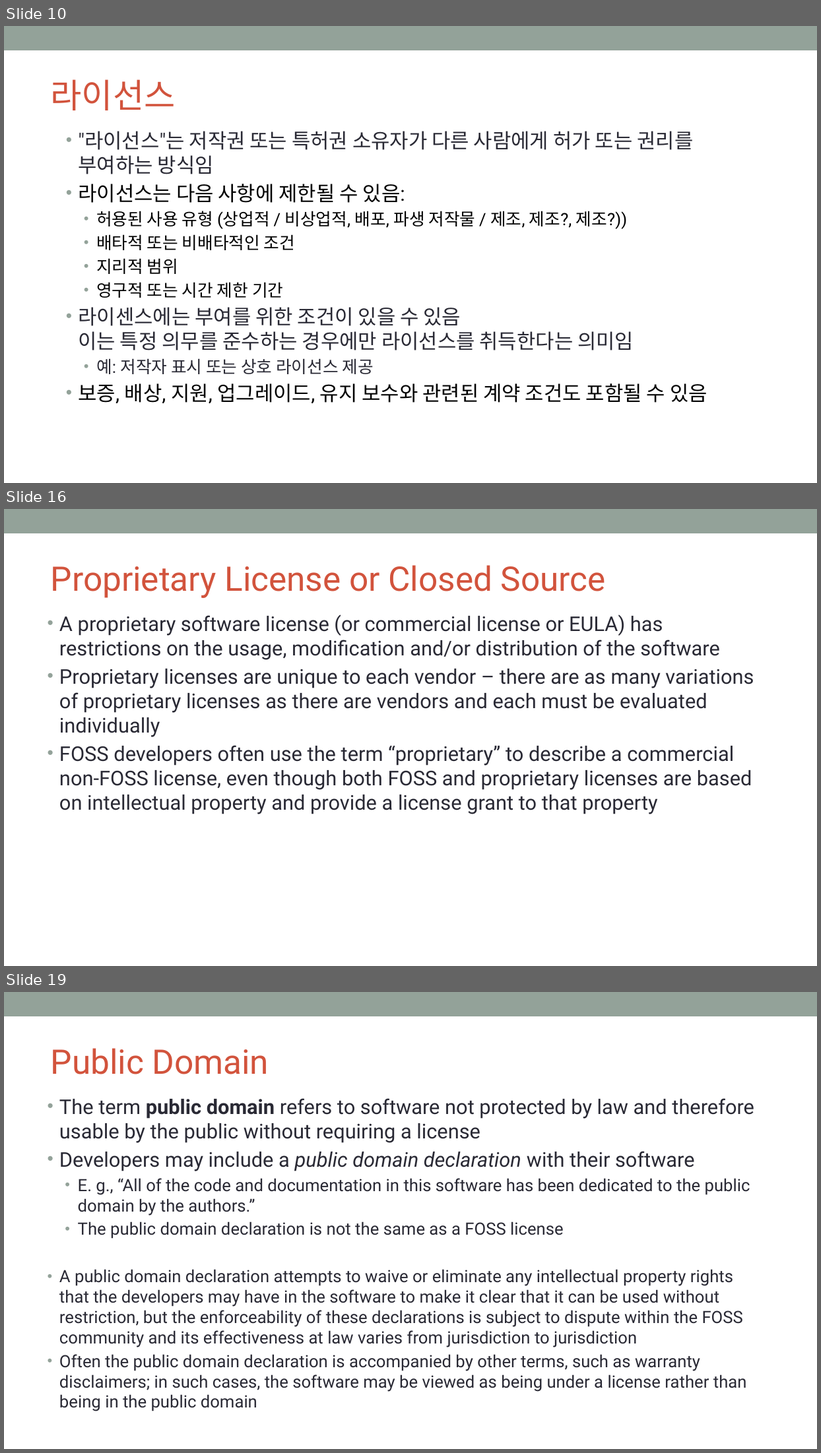
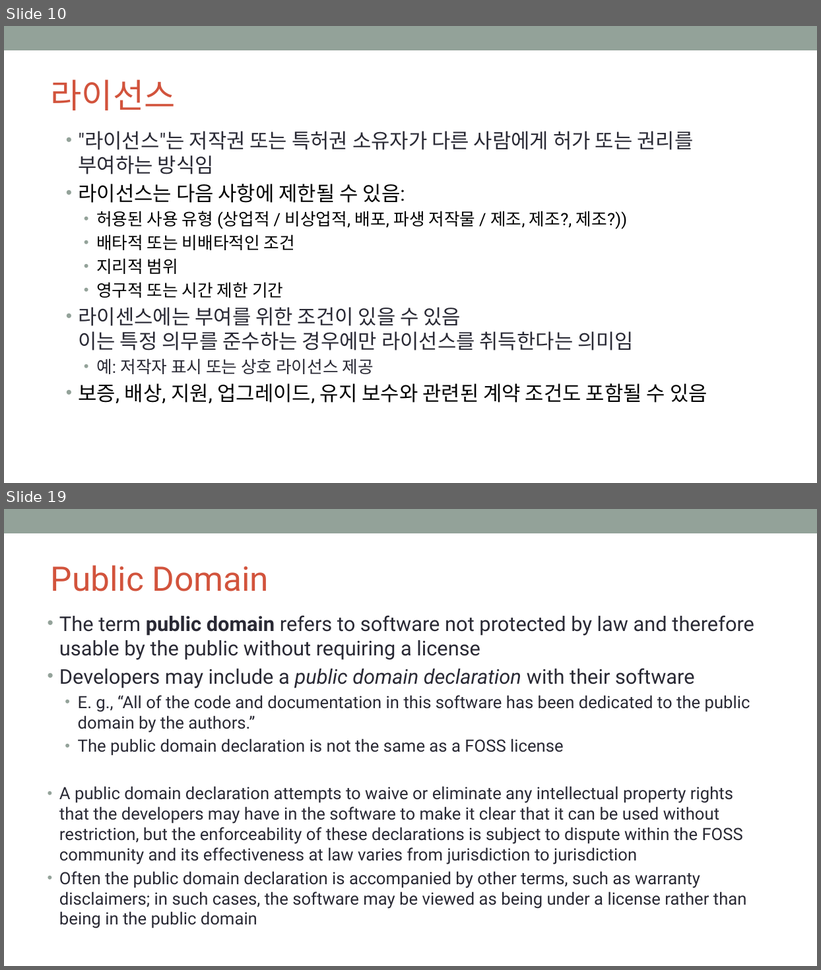
Before and after one commit to OpenChain-KWG/Curriculum-Translation-KR, a slide deck: target/slides/openchain-curriculum-for-1-1.pptx. Shown one above the other, each under a label of ours: slides 10, 16 and 19 before the commit, slides 10 and 19 after it; the slides between them are not shown. The pictures are 821x1453 and 821x970 pixels, drawn with LibreOffice and Linux fonts; fonts in the diff are those of the drawing; background and template pictures are left out. Boxes give left, top, right and bottom in pixels: in the first picture for what was removed or moved away, otherwise in the second. Text is boxed around its words. In the diff, an @@ line names an element or a change of style, - is before the commit and + after.

```diff
--- a/target/slides/openchain-curriculum-for-1-1.pptx
+++ b/target/slides/openchain-curriculum-for-1-1.pptx
@@ slide 16 removed at (4,509,817,966), background #FFFFFF; not listed: 1 template element that a slide beside it also shows @@
@@ title removed at (51,565,606,598) @@
-Proprietary License or Closed Source
@@ text removed at (59,615,754,815) @@
-• A proprietary software license (or commercial license or EULA) has restrictions on the usage, modification and/or distribution of the software
-• Proprietary licenses are unique to each vendor – there are as many variations of proprietary licenses as there are vendors and each must be evaluated individually
-• FOSS developers often use the term “proprietary” to describe a commercial non-FOSS license, even though both FOSS and proprietary licenses are based on intellectual property and provide a license grant to that property
```
Also in this commit, not shown: 10 slides changed, 5 slides added, 4 other slides removed, 8 other files.
